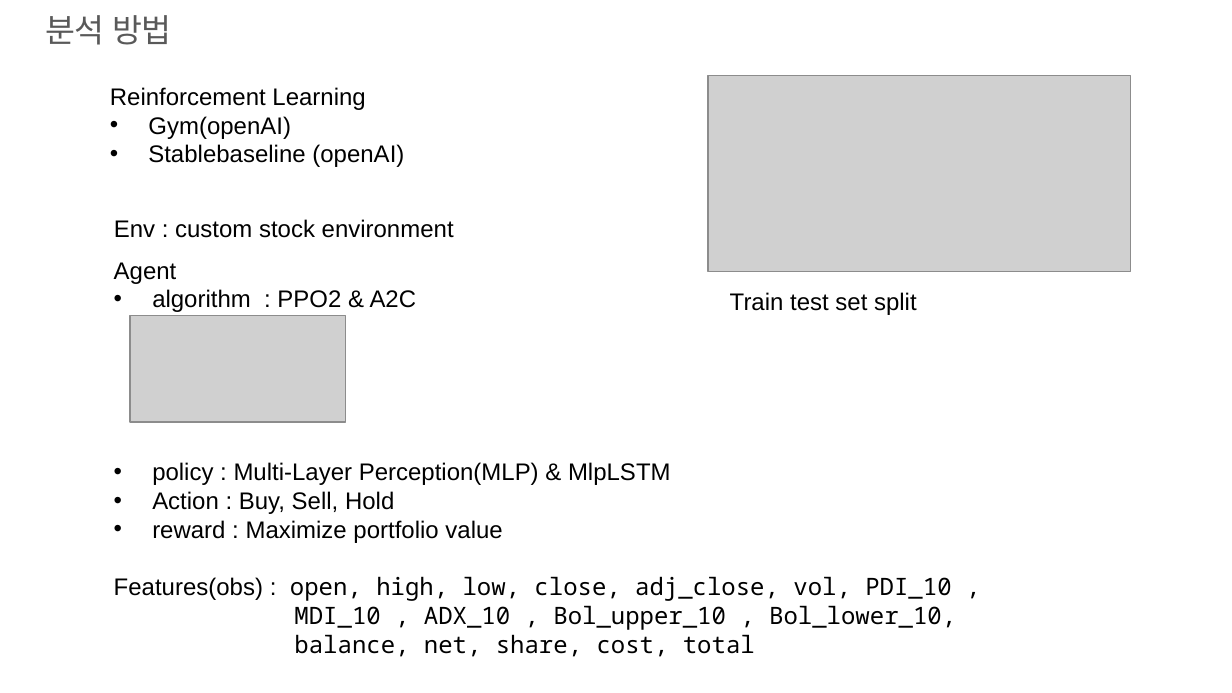
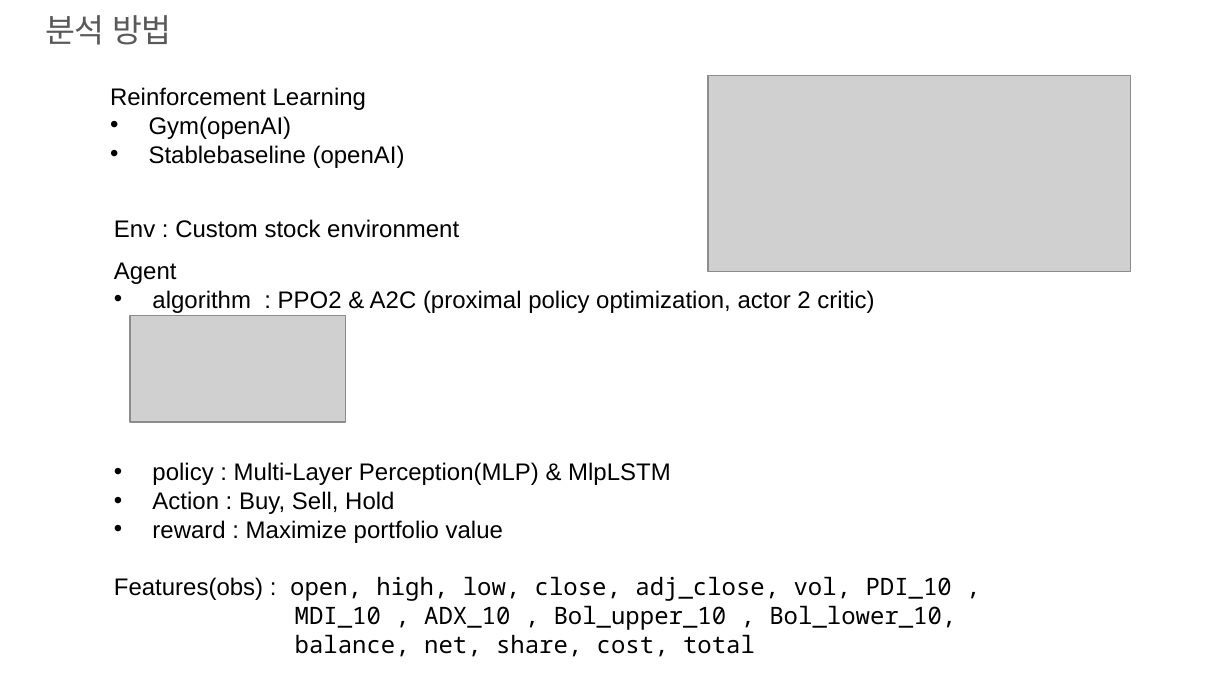
Before and after one commit to Pjus/stockRl, a slide deck: slide 5 of miniProject_App_parkjunsung.pptx. Drawn at 1232x693 pixels with LibreOffice and Linux fonts; fonts in the diff are those of the drawing; grey boxes stand for pictures. Boxes give left, top, right and bottom in pixels: in the first picture for what was removed or moved away, otherwise in the second. Text is boxed around its words. In the diff, an @@ line names an element or a change of style, - is before the commit and + after.

```diff
--- a/miniProject_App_parkjunsung.pptx
+++ b/miniProject_App_parkjunsung.pptx
@@ text at [114,219,459,238]: text changed @@
-Env : custom stock environment
+Env : Custom stock environment
@@ text at [152,290,874,313]: text changed @@
-        • algorithm : PPO2 & A2C
+        • algorithm : PPO2 & A2C (proximal policy optimization, actor 2 critic)
@@ text removed at [730,292,917,315] @@
-Train test set split
```
Also in this commit, not shown: 2 other slides changed, 1 slide added, 1 other file.
